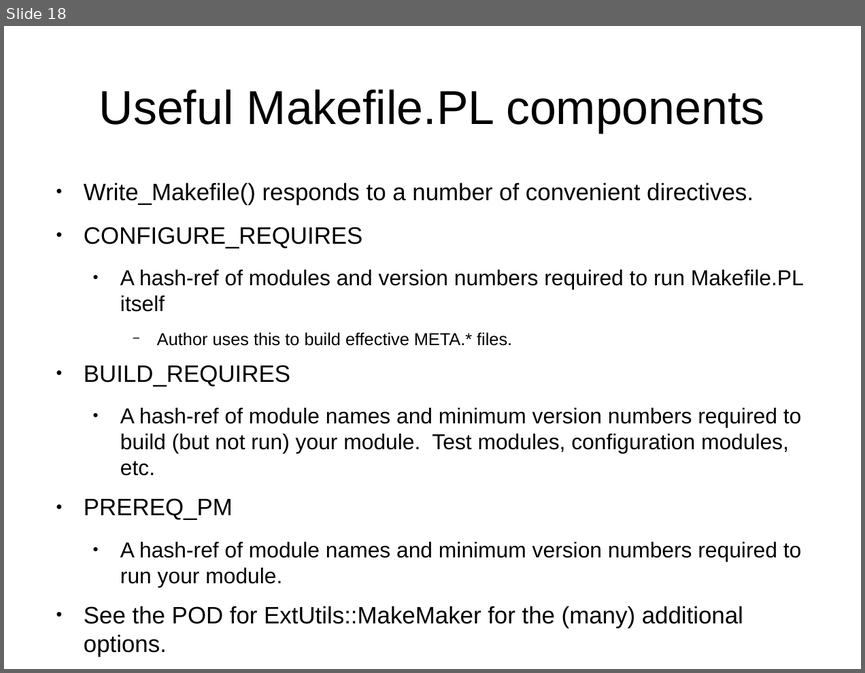
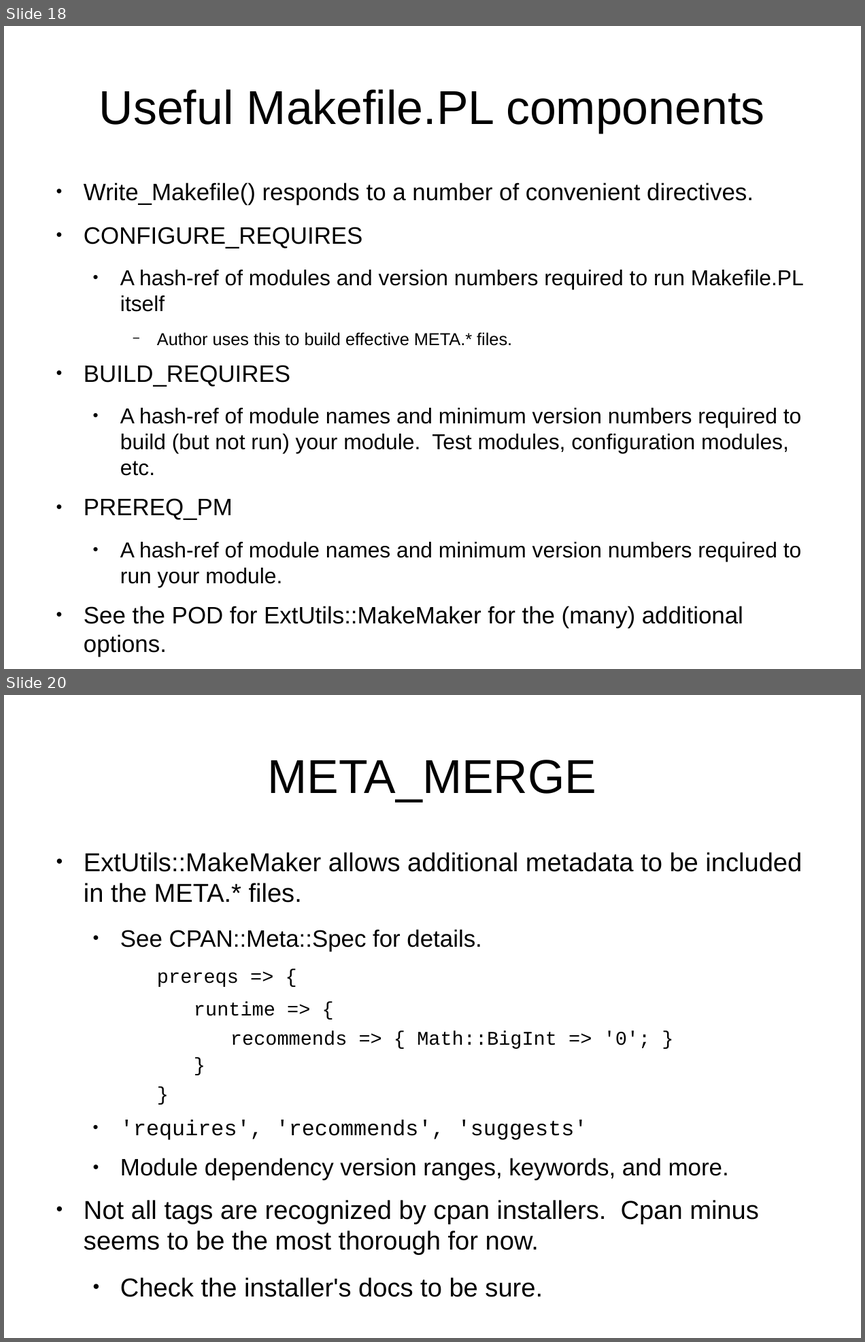
Before and after one commit to daoswald/CPAN-Power-Tools-Talk, a slide deck: PowerTools-I.odp. Shown one above the other, each under a label of ours: slide 18 before the commit, slides 18 and 20 after it; the slides between them are not shown. The pictures are 865x673 and 865x1342 pixels, drawn with LibreOffice and Linux fonts; fonts in the diff are those of the drawing. Boxes give left, top, right and bottom in pixels: in the first picture for what was removed or moved away, otherwise in the second. Text is boxed around its words. In the diff, an @@ line names an element or a change of style, - is before the commit and + after.

Commit message:
Work in progress... (additional slides)

```diff
--- a/PowerTools-I.odp
+++ b/PowerTools-I.odp
@@ slide 20 added at (x1=4, y1=695, x2=861, y2=1338), background #FFFFFF @@
@@ title added at (x1=268, y1=760, x2=596, y2=802), 44 pt, text #000000 @@
+META_MERGE
@@ text added at (x1=84, y1=852, x2=802, y2=1297), 24 pt, text #000000 @@
+● ExtUtils::MakeMaker allows additional metadata to be included in the META.* files.
+  ● See CPAN::Meta::Spec for details.
+    prereqs => {
+      runtime => {
+        recommends => { Math::BigInt => '0'; }
+      }
+    }
+  ● 'requires', 'recommends', 'suggests'
+  ● Module dependency version ranges, keywords, and more.
+● Not all tags are recognized by cpan installers. Cpan minus seems to be the most thorough for now.
+  ● Check the installer's docs to be sure.
```
Also in this commit, not shown: 1 slide changed, 6 other slides added.
